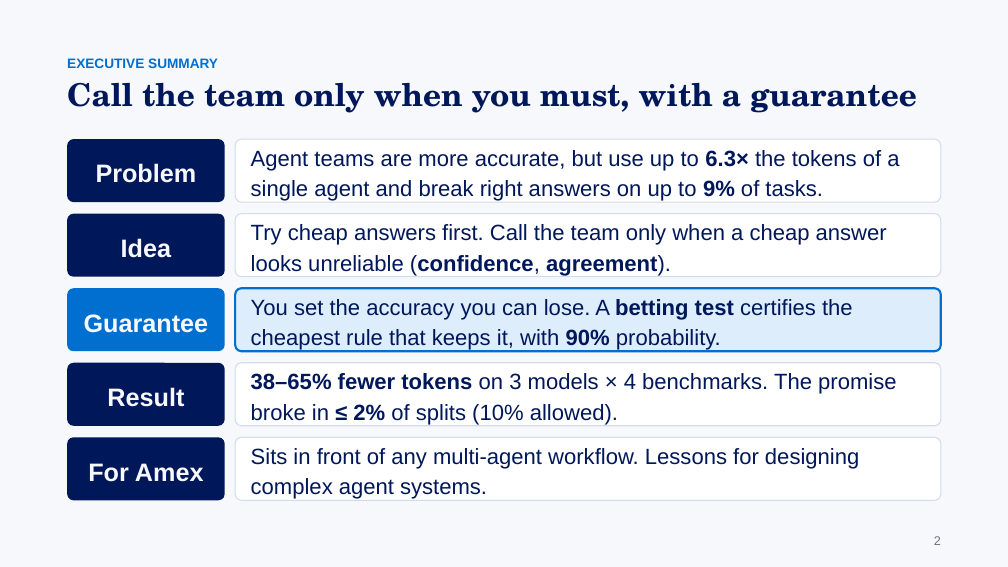
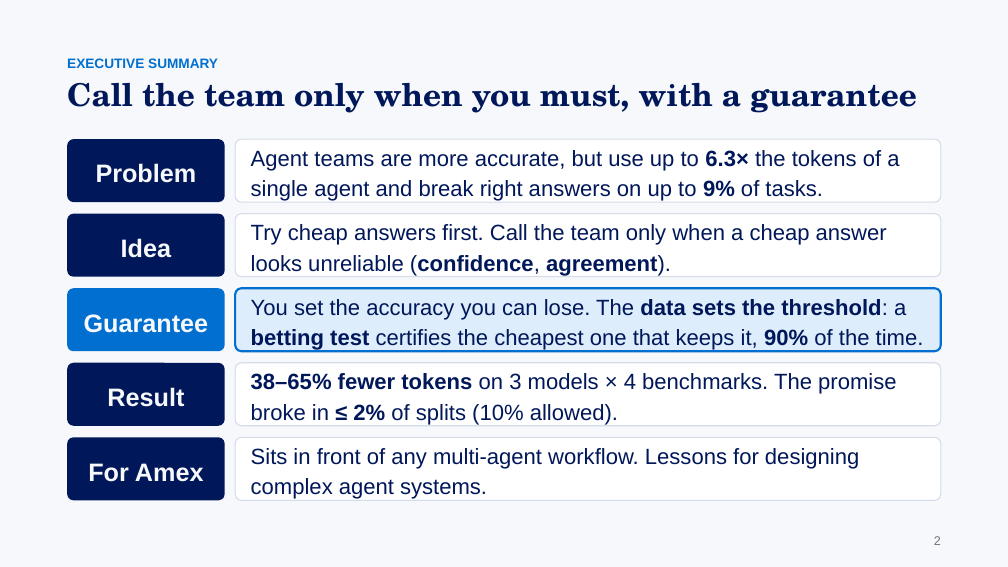
Before and after one commit to gaoj21/tokenbank, a slide deck: slide 2 of slides/CLIMB_talk.pptx. Drawn at 1008x567 pixels with LibreOffice and Linux fonts; fonts in the diff are those of the drawing. Boxes give left, top, right and bottom in pixels: in the first picture for what was removed or moved away, otherwise in the second. Text is boxed around its words. In the diff, an @@ line names an element or a change of style, - is before the commit and + after.

```diff
--- a/slides/CLIMB_talk.pptx
+++ b/slides/CLIMB_talk.pptx
@@ text in rounded rectangle at (x1=251, y1=299, x2=924, y2=351): text changed @@
-You set the accuracy you can lose. A betting test certifies the cheapest rule that keeps it, with 90% probability.
+You set the accuracy you can lose. The data sets the threshold: a betting test certifies the cheapest one that keeps it, 90% of the time.
```
Also in this commit, not shown: 22 other slides changed, 4 slides added, 1 slide removed, 7 other files.
